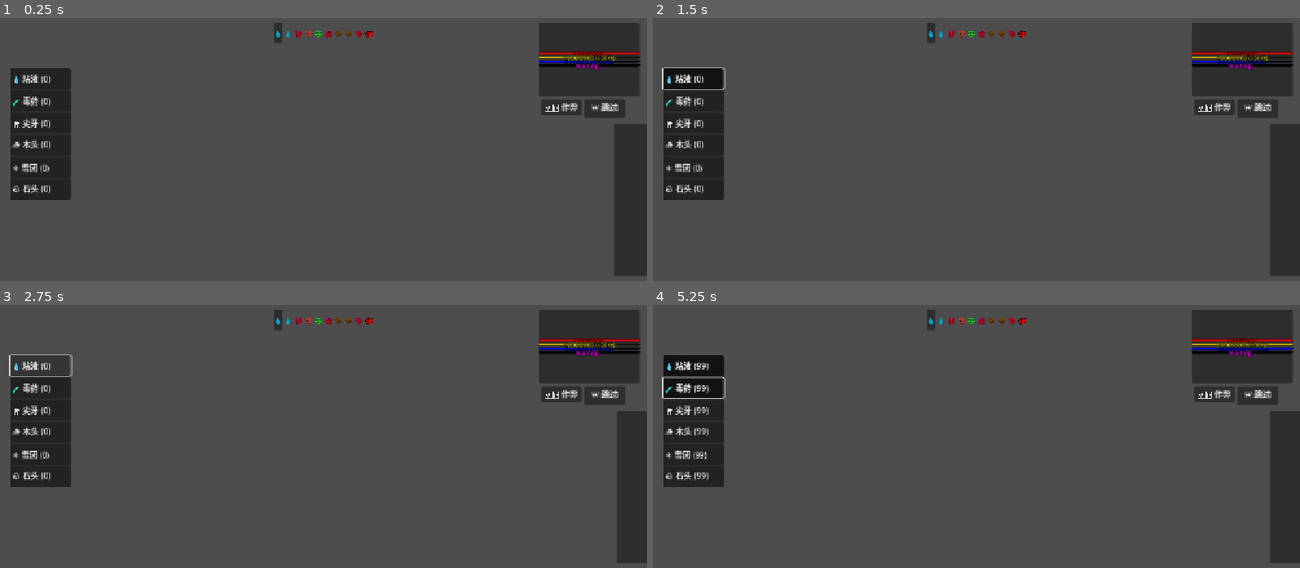
Above: before the commit, frames 1-4 (two rows, left to right).
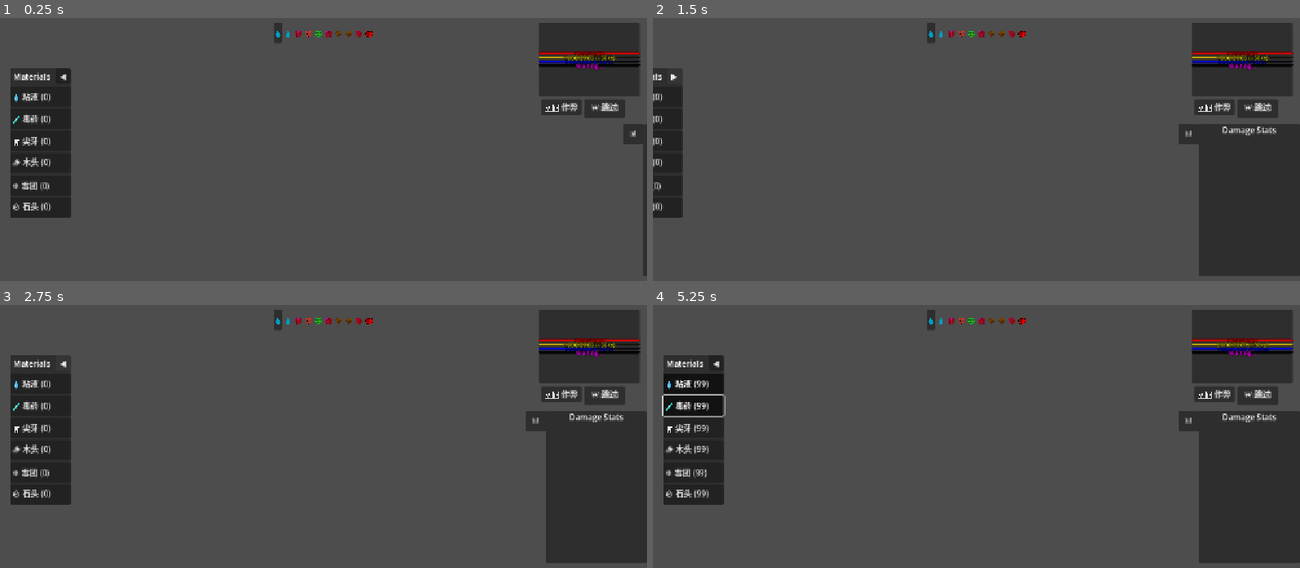
Above: after the commit, the same moments.

Repository: seekerzz/tower-html
Game: Godot game, scene res://src/Scenes/UI/MainGUI.tscn
Two runs of this game, one before a commit and one after it. Both use one fixed random seed, a clock stepped at 60 frames per second and the inputs below. The project has no main scene, so this scene is started directly.
Inputs (mouse positions are in pixels of both pictures, inside the frame that each line leads up to):
- Up to frame 1 (0.25 s): no input
- Up to frame 2 (1.5 s): click (1287, 133) at 0.5 s, where only the run after the commit has a clickable "📊"; click (717, 75) at 1.25 s, where only the run after the commit has a clickable "◀"
- Up to frame 3 (2.75 s): click (12, 362) at 2 s, where only the run after the commit has a clickable "▶"
- Up to frame 4 (5.25 s): click "🛠️ 作弊" at 2.75 s; click "⏩ 跳过" at 3.5 s; click "💧 粘液 (99)" at 4.25 s; click "🧪 毒药 (99)" at 5 s

The runs differ from the first frame. In frame 1, 3.9% of the frame differs, in the area x 1-100%, y 20-99%; in frame 2, 11%, in the area x 0-97%, y 18-99%; in frame 3, 8.1%; in frame 4, 8.8%.

Commit message:
Add collapse functionality to Build/Stats panels and optimize camera zoom
- Added a toggle button and collapse logic to `BuildPanel`.
- Added a toggle button and updated collapse logic for `DamageStats` in `MainGUI`.
- Updated `MainGame` camera logic to `zoom_to_shop_open` (planning phase) and `zoom_to_fit_board` (combat phase) for better visibility.

Diff:
--- a/src/Scenes/UI/BuildPanel.tscn
+++ b/src/Scenes/UI/BuildPanel.tscn
@@ -6,3 +6,22 @@
 offset_right = 120.0
 offset_bottom = 260.0
 script = ExtResource("1_script")
+
+[node name="VBoxContainer" type="VBoxContainer" parent="."]
+layout_mode = 2
+
+[node name="HeaderContainer" type="HBoxContainer" parent="VBoxContainer"]
+layout_mode = 2
+alignment = 2
+
+[node name="HeaderLabel" type="Label" parent="VBoxContainer/HeaderContainer"]
+layout_mode = 2
+size_flags_horizontal = 3
+text = "Materials"
+horizontal_alignment = 1
+
+[node name="ToggleButton" type="Button" parent="VBoxContainer/HeaderContainer"]
+custom_minimum_size = Vector2(30, 0)
+layout_mode = 2
+focus_mode = 0
+text = "◀"
--- a/src/Scenes/UI/MainGUI.tscn
+++ b/src/Scenes/UI/MainGUI.tscn
@@ -177,6 +177,13 @@
 text = "Damage Stats"
 horizontal_alignment = 1
 
+[node name="ToggleButton" type="Button" parent="DamageStats"]
+layout_mode = 1
+offset_left = -40.0
+offset_bottom = 40.0
+focus_mode = 0
+text = "📊"
+
 [node name="SkillBar" parent="." instance=ExtResource("2_skillbar")]
 layout_mode = 1
 offset_left = -482.0
--- a/src/Scripts/MainGame.gd
+++ b/src/Scripts/MainGame.gd
@@ -57,17 +57,22 @@
 	zoom_tween.tween_property(camera, "zoom", zoom_target, 0.2).set_trans(Tween.TRANS_SINE).set_ease(Tween.EASE_OUT)
 
 func zoom_to_fit_board():
+	# Shop Closed (Combat)
 	var map_width = Constants.MAP_WIDTH * Constants.TILE_SIZE
 	var map_height = Constants.MAP_HEIGHT * Constants.TILE_SIZE
 
 	var viewport_size = get_viewport_rect().size
 
-	# Calculate zoom to fit map with margin
-	var zoom_x = viewport_size.x / (map_width * 1.2)
-	var zoom_y = viewport_size.y / (map_height * 1.2)
+	# Calculate zoom to fit map with margin, focusing on board
+	# Use nearly full height
+	var zoom_x = viewport_size.x / (map_width * 1.1)
+	var zoom_y = viewport_size.y / (map_height * 1.1)
 	var final_zoom = min(zoom_x, zoom_y)
 
 	var target_zoom = Vector2(final_zoom, final_zoom)
+
+	# Center of board
+	var target_pos = Vector2(map_width / 2.0, map_height / 2.0)
 
 	if zoom_tween and zoom_tween.is_valid():
 		zoom_tween.kill()
@@ -75,22 +80,53 @@
 	zoom_tween = create_tween()
 	zoom_tween.set_parallel(true)
 	zoom_tween.tween_property(camera, "zoom", target_zoom, 0.8).set_trans(Tween.TRANS_CUBIC).set_ease(Tween.EASE_OUT)
-	zoom_tween.tween_property(camera, "position", default_position, 0.8).set_trans(Tween.TRANS_CUBIC).set_ease(Tween.EASE_OUT)
+	zoom_tween.tween_property(camera, "position", target_pos, 0.8).set_trans(Tween.TRANS_CUBIC).set_ease(Tween.EASE_OUT)
 
-func zoom_to_default():
+func zoom_to_shop_open():
+	# Shop Open (Planning)
+	var map_width = Constants.MAP_WIDTH * Constants.TILE_SIZE
+	var map_height = Constants.MAP_HEIGHT * Constants.TILE_SIZE
+
+	# We want to see the board AND the shop at the bottom.
+	# Shop takes up space at bottom.
+	# Let's assume we want to fit Map + some bottom margin.
+	# Or shift the camera center down.
+
+	var viewport_size = get_viewport_rect().size
+
+	# Make zoom slightly smaller to fit more vertical space
+	var zoom_x = viewport_size.x / (map_width * 1.2)
+	# Add extra height factor for shop
+	var zoom_y = viewport_size.y / (map_height * 1.5)
+	var final_zoom = min(zoom_x, zoom_y)
+
+	var target_zoom = Vector2(final_zoom, final_zoom)
+
+	# Shift center down slightly so board is higher up, making room for shop
+	# Center of board is (map_width/2, map_height/2).
+	# We want camera to look at something lower than center?
+	# No, if we want board at top, we should look at center of board.
+	# If we want board to be visible + shop at bottom.
+	# If we center on board, shop might be cut off if zoom is too high.
+	# With zoom_y = viewport_size.y / (map_height * 1.5), we fit 1.5x map height.
+	# If we center on map center, we have 0.75x map height above and below.
+	# Map is 1x height. So we have 0.25x map height extra below.
+	# That should be enough for shop.
+	var target_pos = Vector2(map_width / 2.0, map_height / 2.0)
+
 	if zoom_tween and zoom_tween.is_valid():
 		zoom_tween.kill()
 
 	zoom_tween = create_tween()
 	zoom_tween.set_parallel(true)
-	zoom_tween.tween_property(camera, "zoom", default_zoom, 0.8).set_trans(Tween.TRANS_CUBIC).set_ease(Tween.EASE_OUT)
-	zoom_tween.tween_property(camera, "position", default_position, 0.8).set_trans(Tween.TRANS_CUBIC).set_ease(Tween.EASE_OUT)
+	zoom_tween.tween_property(camera, "zoom", target_zoom, 0.8).set_trans(Tween.TRANS_CUBIC).set_ease(Tween.EASE_OUT)
+	zoom_tween.tween_property(camera, "position", target_pos, 0.8).set_trans(Tween.TRANS_CUBIC).set_ease(Tween.EASE_OUT)
 
 func _on_wave_started():
 	zoom_to_fit_board()
 
 func _on_wave_ended():
-	zoom_to_default()
+	zoom_to_shop_open()
 
 # Bench Logic
 func add_to_bench(unit_key: String) -> bool:
--- a/src/Scripts/UI/BuildPanel.gd
+++ b/src/Scripts/UI/BuildPanel.gd
@@ -2,15 +2,17 @@
 
 const MATERIAL_KEYS = ["mucus", "poison", "fang", "wood", "snow", "stone"]
 
-@onready var container = VBoxContainer.new()
+@onready var container = $VBoxContainer
+@onready var header_container = $VBoxContainer/HeaderContainer
+@onready var toggle_btn = $VBoxContainer/HeaderContainer/ToggleButton
 
 var buttons: Dictionary = {} # mat_key -> Button
+var is_collapsed: bool = false
+var panel_tween: Tween
 
 func _ready():
-	add_child(container)
-
-	# Setup container layout
-	container.set_anchors_preset(Control.PRESET_FULL_RECT)
+	# container already exists from tscn
+	toggle_btn.pressed.connect(_on_toggle_pressed)
 
 	# Create buttons
 	for mat_key in MATERIAL_KEYS:
@@ -30,6 +32,41 @@
 		GameManager.resource_changed.connect(_update_ui)
 
 	_update_ui()
+
+func _on_toggle_pressed():
+	is_collapsed = !is_collapsed
+	_animate_panel()
+
+func _animate_panel():
+	if panel_tween and panel_tween.is_valid():
+		panel_tween.kill()
+	panel_tween = create_tween()
+
+	var target_x: float
+	if is_collapsed:
+		toggle_btn.text = "▶"
+		# Collapse to left.
+		# If we move to x = -width, it's hidden.
+		# We want the button to be visible.
+		# The button is inside the panel.
+		# We can just move the panel offscreen.
+		# But the button needs to stick out?
+		# Or we use a negative margin?
+
+		# Current structure: PanelContainer -> VBox -> Header(Label+Button)
+		# Button is on the right of header.
+		# If we want panel to go Left, but keep button visible on Right edge of panel.
+		# And panel is at Left of screen.
+
+		# If we move panel to -Width + ButtonWidth?
+		var width = size.x
+		var btn_width = toggle_btn.size.x
+		target_x = -width + btn_width + 10 # +10 margin
+	else:
+		toggle_btn.text = "◀"
+		target_x = 20 # Original offset
+
+	panel_tween.tween_property(self, "position:x", target_x, 0.3).set_trans(Tween.TRANS_SINE).set_ease(Tween.EASE_OUT)
 
 func _on_material_clicked(selected_key: String):
 	var draw_manager = _get_draw_manager()
--- a/src/Scripts/UI/MainGUI.gd
+++ b/src/Scripts/UI/MainGUI.gd
@@ -18,6 +18,7 @@
 @onready var damage_stats_panel = $DamageStats
 @onready var stats_scroll = $DamageStats/ScrollContainer
 @onready var stats_header = $DamageStats/Header
+@onready var stats_toggle_btn = $DamageStats/ToggleButton
 
 @onready var game_over_panel = $GameOverPanel
 @onready var retry_button = $GameOverPanel/RetryWaveButton
@@ -47,7 +48,7 @@
 	GameManager.ftext_spawn_requested.connect(_on_ftext_spawn_requested)
 	GameManager.wave_ended.connect(_on_wave_ended_stats)
 
-	stats_header.gui_input.connect(_on_stats_header_input)
+	stats_toggle_btn.pressed.connect(_on_stats_toggle_pressed)
 
 	_setup_ui_styles()
 
@@ -274,17 +275,15 @@
 
 	var target_pos_x
 	if is_stats_collapsed:
-		stats_header.text = "📊"
-		stats_header.horizontal_alignment = HORIZONTAL_ALIGNMENT_CENTER
 		stats_scroll.visible = false
-		damage_stats_panel.custom_minimum_size.y = 30 # Small height
-		# Move mostly off-screen, leave 60px visible to ensure it's clickable
-		target_pos_x = viewport_width - 60
+		damage_stats_panel.custom_minimum_size.y = 30
+		# Move completely off-screen (panel width), but ToggleButton (offset -40) stays visible
+		# If panel is at viewport_width, the button at -40 is at viewport_width-40.
+		target_pos_x = viewport_width
 	else:
-		stats_header.text = "Damage Stats"
 		stats_scroll.visible = true
 		damage_stats_panel.custom_minimum_size.y = 300
-		# Fully visible. Ensure panel width is at least something reasonable if dynamic
+		# Fully visible
 		target_pos_x = viewport_width - max(panel_width, 200)
 
 	stats_tween.tween_property(damage_stats_panel, "position:x", target_pos_x, 0.3).set_trans(Tween.TRANS_SINE).set_ease(Tween.EASE_OUT)
@@ -474,10 +473,9 @@
 
 	ftext.setup(display_value, color)
 
-func _on_stats_header_input(event):
-	if event is InputEventMouseButton and event.pressed and event.button_index == MOUSE_BUTTON_LEFT:
-		is_stats_collapsed = !is_stats_collapsed
-		_animate_stats_panel()
+func _on_stats_toggle_pressed():
+	is_stats_collapsed = !is_stats_collapsed
+	_animate_stats_panel()
 
 func _on_wave_ended_stats():
 	# Reset stats on wave end? The ref implementation seems to reset on startWave.
